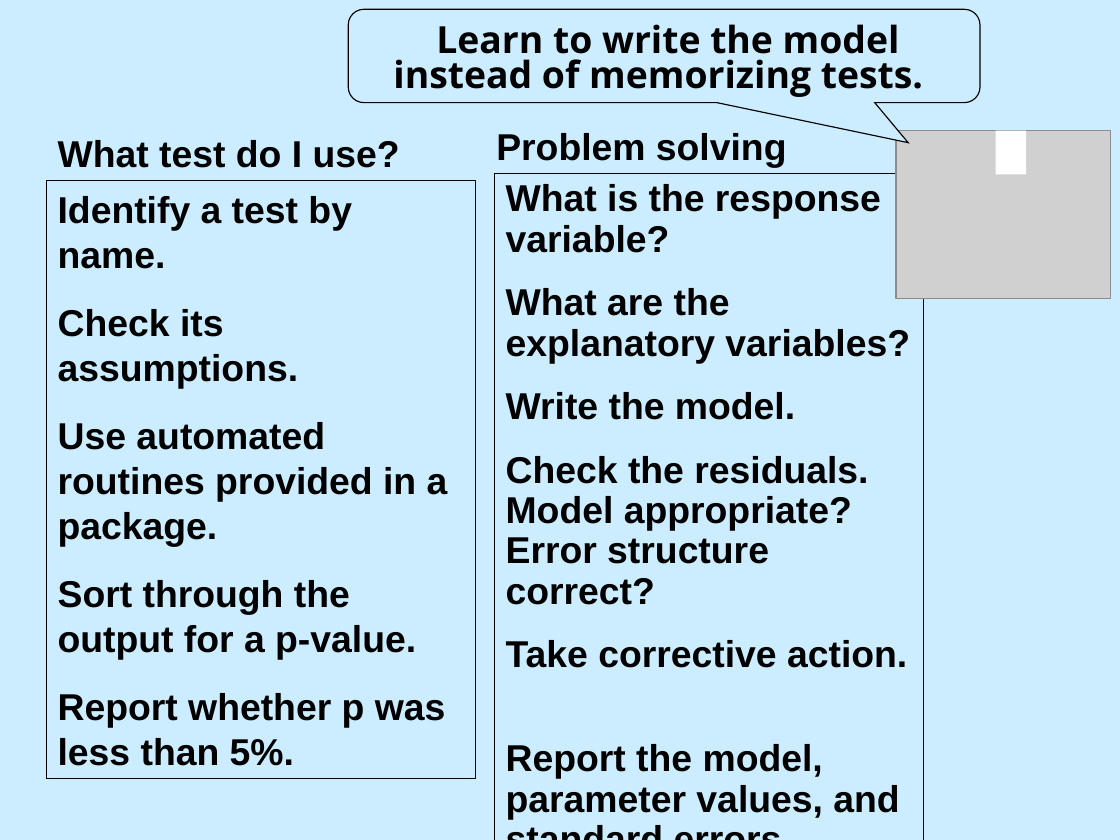
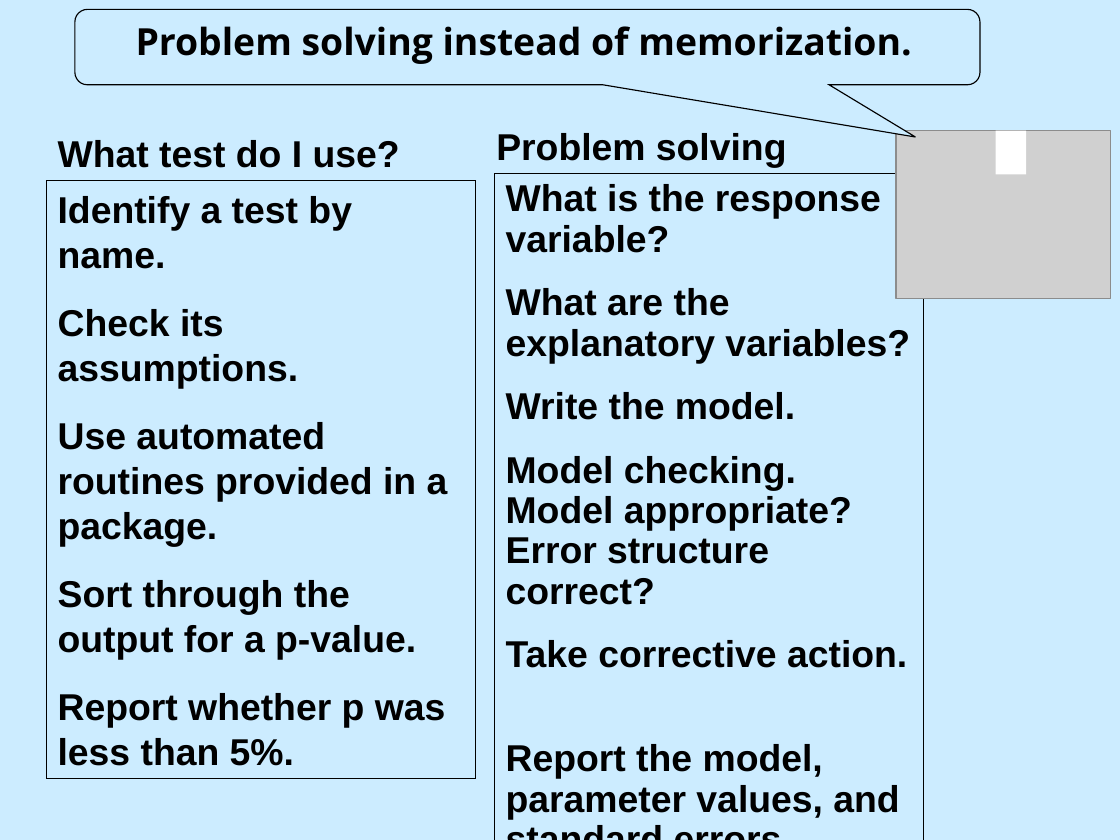
Before and after one commit to DavidCSchneider/StatisticalScience, a slide deck: slide 25 of LNotes/Pt1/Ch1_1.ppt (slide 23 before the commit). Drawn at 1120x840 pixels with LibreOffice and Linux fonts; fonts in the diff are those of the drawing; grey boxes stand for pictures. Boxes give left, top, right and bottom in pixels: in the first picture for what was removed or moved away, otherwise in the second. Text is boxed around its words. In the diff, an @@ line names an element or a change of style, - is before the commit and + after.

```diff
--- a/LNotes/Pt1/Ch1_1.ppt
+++ b/LNotes/Pt1/Ch1_1.ppt
@@ rounded speech box: place and size @@
-rounded speech box at (348, 9, 980, 102)
+rounded speech box at (75, 9, 980, 84)
@@ rounded speech box at (75, 9, 980, 84): proportions changed @@
@@ text added at (136, 26, 911, 64), 24 pt, text #000000, bold @@
+Problem solving instead of memorization.
@@ text removed at (393, 24, 923, 97) @@
-Learn to write the model instead of memorizing tests.
@@ text in rectangle at (506, 456, 852, 605): text changed @@
-Check the residuals. Model appropriate? Error structure correct?
+Model checking. Model appropriate? Error structure correct?
```
Also in this commit, not shown: 28 other slides changed, 6 slides added, 4 slides removed, 3 other files.
